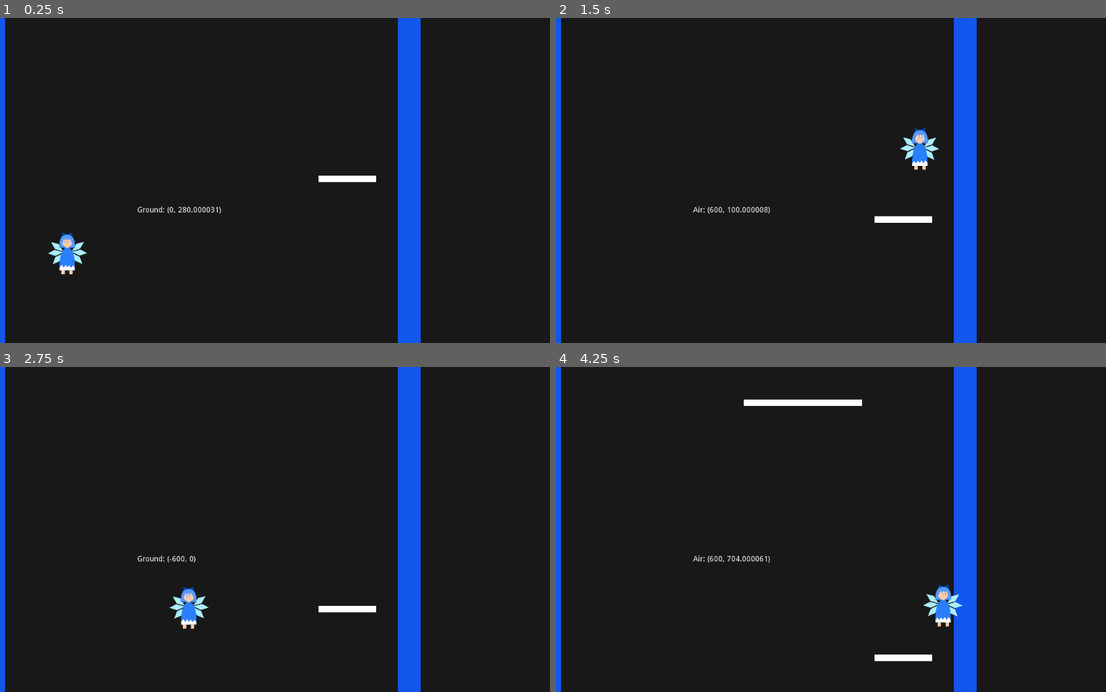
Above: before the commit, frames 1-4 (two rows, left to right).
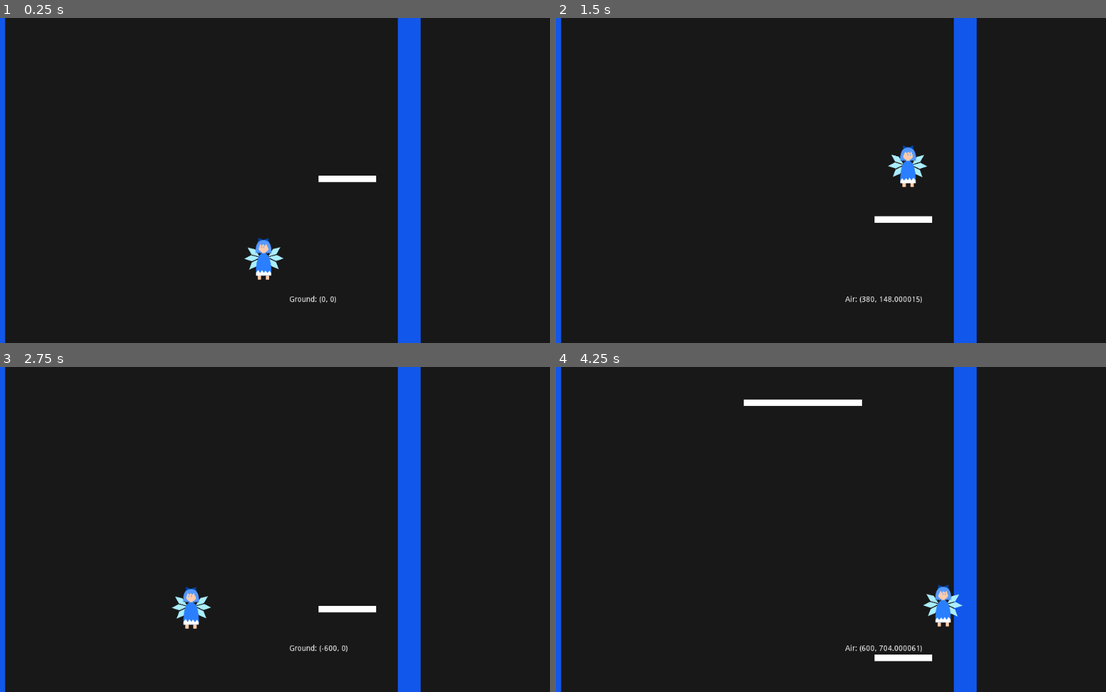
Above: after the commit, the same moments.

Repository: hache0099/XJump-clone
Game: Godot game, scene res://Scenes/game.tscn
Two runs of this game, one before a commit and one after it. Both use one fixed random seed, a clock stepped at 60 frames per second and the inputs below.
Inputs:
- Up to frame 1 (0.25 s): no input
- Up to frame 2 (1.5 s): hold Right (ui_right) from 0.53 s (still down); tap Up (ui_up) at 0.77 s
- Up to frame 3 (2.75 s): tap Up (ui_up) at 1.52 s; release Right (ui_right) at 2.03 s; hold Left (ui_left) from 2.03 s (still down)
- Up to frame 4 (4.25 s): release Left (ui_left) at 2.78 s; hold Right (ui_right) from 2.78 s (still down); tap Up (ui_up) at 3.02, 3.77 s

The runs differ from the first frame. In frame 1, 1.2% of the frame differs, in the area x 8-62%, y 57-88%; in frame 2, 1.1%; in frame 3, 0.5%; in frame 4, 0.3%.

Commit message:
Solucionado? un bug con Ground.gd

Diff:
--- a/Scenes/game.tscn
+++ b/Scenes/game.tscn
@@ -1,7 +1,7 @@
-[gd_scene load_steps=8 format=2]
+[gd_scene load_steps=9 format=2]
 
 [ext_resource path="res://Scenes/player.tscn" type="PackedScene" id=1]
-[ext_resource path="res://Scenes/platform_small.tscn" type="PackedScene" id=2]
+[ext_resource path="res://Scripts/platform_prueba.gd" type="Script" id=2]
 [ext_resource path="res://Scripts/game.gd" type="Script" id=3]
 
 [sub_resource type="RectangleShape2D" id=1]
@@ -15,6 +15,9 @@
 
 [sub_resource type="RectangleShape2D" id=4]
 extents = Vector2( 21, 300 )
+
+[sub_resource type="RectangleShape2D" id=5]
+extents = Vector2( 53, 6 )
 
 [node name="game" type="Node2D"]
 script = ExtResource( 3 )
@@ -73,14 +76,36 @@
 }
 
 [node name="player" parent="." instance=ExtResource( 1 )]
-position = Vector2( 135.844, 394.575 )
+position = Vector2( 497.422, 443.673 )
 
 [node name="platform spawn" type="Timer" parent="."]
 process_mode = 0
 wait_time = 3.0
 autostart = true
 
-[node name="platform_small" parent="." instance=ExtResource( 2 )]
+[node name="platform_small" type="StaticBody2D" parent="."]
 position = Vector2( 651, 281.682 )
+collision_layer = 2
+script = ExtResource( 2 )
+
+[node name="ColorRect" type="ColorRect" parent="platform_small"]
+margin_left = -53.0
+margin_top = -6.0
+margin_right = 53.0
+margin_bottom = 6.0
+__meta__ = {
+"_edit_use_anchors_": false
+}
+
+[node name="CollisionShape2D" type="CollisionShape2D" parent="platform_small"]
+shape = SubResource( 5 )
+one_way_collision = true
+
+[node name="VisibilityNotifier2D" type="VisibilityNotifier2D" parent="platform_small"]
+
+[node name="Camera2D" type="Camera2D" parent="."]
+position = Vector2( 660.359, 447.647 )
+zoom = Vector2( 0.5, 0.5 )
 
 [connection signal="timeout" from="platform spawn" to="." method="_on_platform_spawn_timeout"]
+[connection signal="screen_exited" from="platform_small/VisibilityNotifier2D" to="platform_small" method="_on_VisibilityNotifier2D_screen_exited"]
--- a/Scenes/platform.tscn
+++ b/Scenes/platform.tscn
@@ -13,4 +13,5 @@
 one_way_collision = true
 
 [node name="VisibilityNotifier2D" type="VisibilityNotifier2D" parent="."]
+
 [connection signal="screen_exited" from="VisibilityNotifier2D" to="." method="_on_VisibilityNotifier2D_screen_exited"]
--- a/Scenes/player.tscn
+++ b/Scenes/player.tscn
@@ -54,10 +54,10 @@
 shape = SubResource( 1 )
 
 [node name="Label" type="Label" parent="."]
-margin_left = 263.783
-margin_top = 347.85
-margin_right = 303.783
-margin_bottom = 361.85
+margin_left = 544.328
+margin_top = 513.283
+margin_right = 584.328
+margin_bottom = 527.283
 __meta__ = {
 "_edit_use_anchors_": false
 }
--- a/Scripts/StateMachine/Ground.gd
+++ b/Scripts/StateMachine/Ground.gd
@@ -1,6 +1,6 @@
 extends Node
 
-var stateMachine
+var stateMachine : Node
 
 export(NodePath) var label
 export(NodePath) var sprite
@@ -14,14 +14,19 @@
 
 func _ready():
 	stateMachine = get_parent()
-	print(owner.get_name())
 
 func initialize(move_speed : float):
 	move.x = move_speed
+	if owner.is_on_floor():
+		var coll : KinematicCollision2D = owner.get_slide_collision(owner.get_slide_count() - 1)
+		if coll.get_normal() == Vector2.UP:
+			var err = coll.get_collider().get("fall_speed")
+			if err:
+				move.y = coll.get_collider().fall_speed
 
 func set_active(value : bool):
 	set_physics_process(value)
-	set_process(value)
+#	set_process(value)
 	if !value:
 		move = Vector2.ZERO
 		canDetectAir = false
@@ -32,7 +37,7 @@
 	var up = Input.is_action_pressed("ui_up")
 
 	if up:
-		if owner.is_on_floor() or owner.isOnFloor:
+		if owner.is_on_floor():
 			stateMachine.changeState("air",[move,true])
 			return
 
@@ -55,5 +60,10 @@
 		if move.y > 0:
 			move.y = 0
 
+#	if owner.is_on_floor():
+#		var coll : KinematicCollision2D = owner.get_slide_collision(owner.get_slide_count() - 1)
+#		if coll.get_normal() == Vector2.UP:
+#			move.y = coll.get_collider().fall_speed
+
 #	get_node(label).set_text("ground")
-	owner.move_and_slide_with_snap(move,Vector2(0,32),Vector2.UP)
+	owner.move_and_slide_with_snap(move, Vector2(0,40), Vector2.UP)
--- a/Scripts/game.gd
+++ b/Scripts/game.gd
@@ -11,6 +11,7 @@
 
 func _ready():
 	randomize()
+#	Engine.set_time_scale(0.2)
 
 func create_platform(type : int):
 	var p = platforms[type].instance()
--- /dev/null
+++ b/Scripts/platform_prueba.gd
@@ -0,0 +1,15 @@
+extends StaticBody2D
+
+var fall_speed : float = 60.0
+
+func _ready():
+	pass
+
+func setFallSpeed(speed : float):
+	fall_speed = speed
+
+func _physics_process(delta):
+	position.y += fall_speed * delta
+
+func _on_VisibilityNotifier2D_screen_exited():
+	queue_free()
--- a/project.godot
+++ b/project.godot
@@ -10,7 +10,6 @@
 
 _global_script_classes=[  ]
 _global_script_class_icons={
-
 }
 
 [application]
